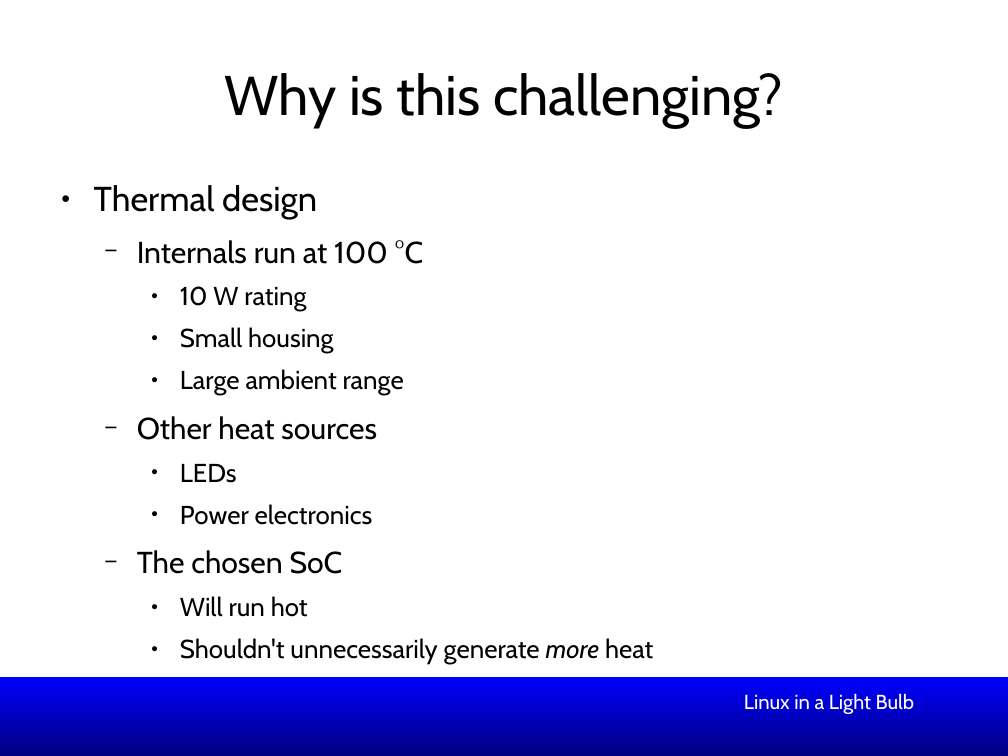
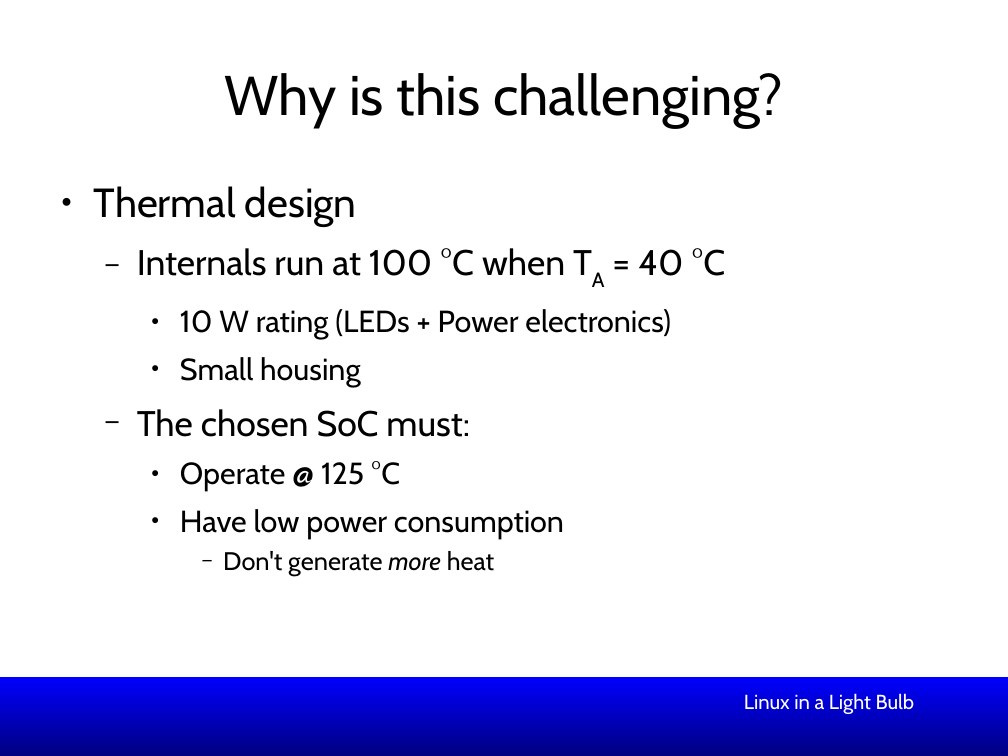
Before and after one commit to smipi1/elce2015, a slide deck: slide 25 of presentations/Linux_In_a_Lightbulb-Where_are_we_on_tinification-ELCE2015.odp (slide 23 before the commit). Drawn at 1008x756 pixels with LibreOffice and Linux fonts; fonts in the diff are those of the drawing; background and template pictures are left out. Boxes give left, top, right and bottom in pixels: in the first picture for what was removed or moved away, otherwise in the second. Text is boxed around its words. In the diff, an @@ line names an element or a change of style, - is before the commit and + after.

Commit message:
presentation: wip

```diff
--- a/presentations/Linux_In_a_Lightbulb-Where_are_we_on_tinification-ELCE2015.odp
+++ b/presentations/Linux_In_a_Lightbulb-Where_are_we_on_tinification-ELCE2015.odp
@@ text at [94,186,361,387]: size 27.2 to 32 pt in "Thermal design"; size 20.4 to 24 pt in "Small housing" @@
@@ text at [137,248,726,339]: text changed; size 23.8 to 24 pt @@
-  − Internals run at 100 °C
-    ● 10 W rating
+  − Internals run at 100 °C when TA = 40 °C
+    ● 10 W rating (LEDs + Power electronics)
@@ text at [137,409,564,576]: text changed; size 20.4 to 24 pt @@
-    ● Large ambient range
-  − Other heat sources
-    ● LEDs
-    ● Power electronics
-  − The chosen SoC
-    ● Will run hot
-    ● Shouldn't unnecessarily generate more heat
+  − The chosen SoC must:
+    ● Operate @ 125 °C
+    ● Have low power consumption
+      − Don't generate more heat
```
